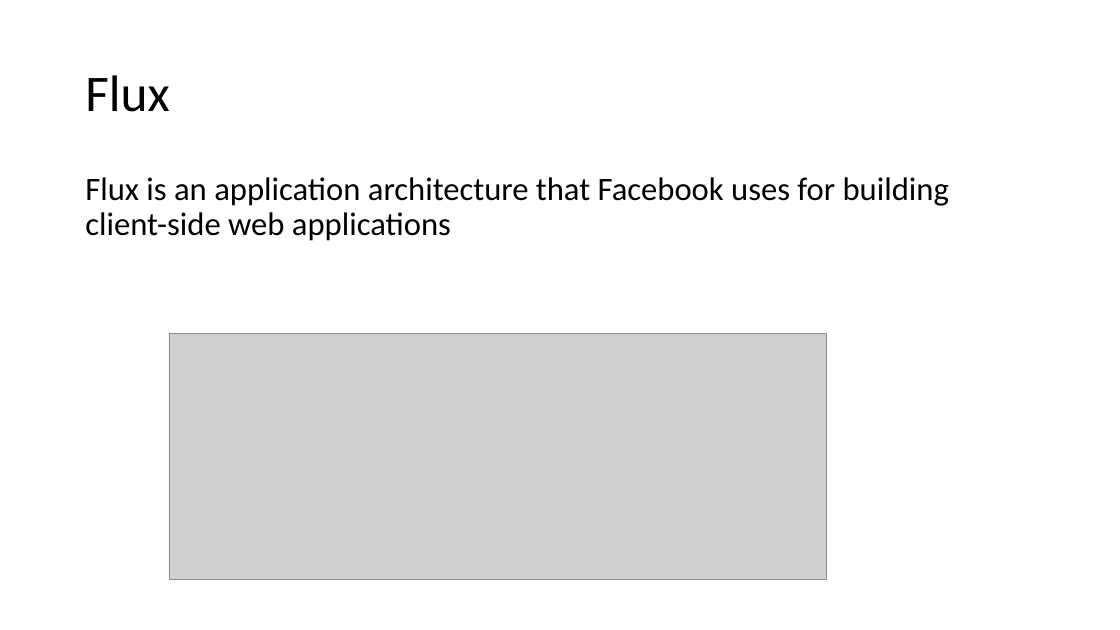
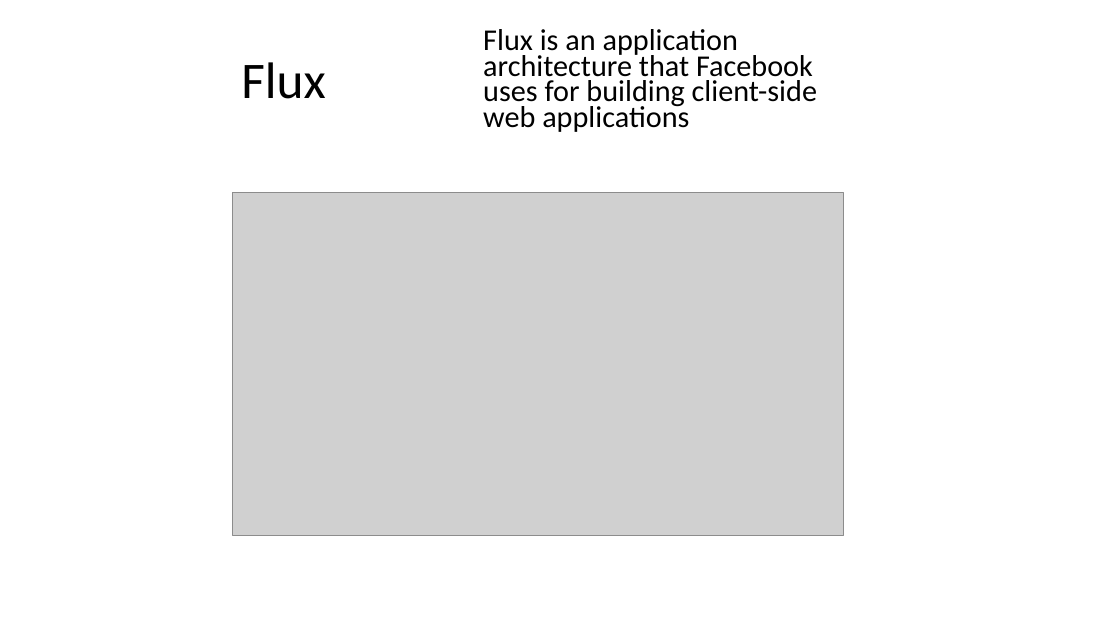
Before and after one commit to DarynHolmes/vue-vuex-interop, a slide deck: slide 21 of slides/Vue.pptx (slide 14 before the commit). Drawn at 1120x630 pixels with LibreOffice and Linux fonts; fonts in the diff are those of the drawing; grey boxes stand for pictures. Boxes give left, top, right and bottom in pixels: in the first picture for what was removed or moved away, otherwise in the second. Text is boxed around its words. In the diff, an @@ line names an element or a change of style, - is before the commit and + after.

```diff
--- a/slides/Vue.pptx
+++ b/slides/Vue.pptx
@@ title "Flux": place and size @@
-title "Flux" at [85,75,169,112]
+title "Flux" at [241,62,325,99]
@@ text "Flux is an application architecture ...": place and size @@
-text "Flux is an application architecture ..." at [85,177,949,241]
+text "Flux is an application architecture ..." at [483,29,817,132]
@@ text "Flux is an application architecture ..." at [483,29,817,132]: size 28 to 25.9 pt; line spacing 0.9 to 0.7 @@
@@ picture added at [233,192,844,535] @@
@@ picture removed at [169,334,826,580] @@
```
Also in this commit, not shown: 14 other slides changed, 11 slides added, 3 slides removed, 2 other files.
